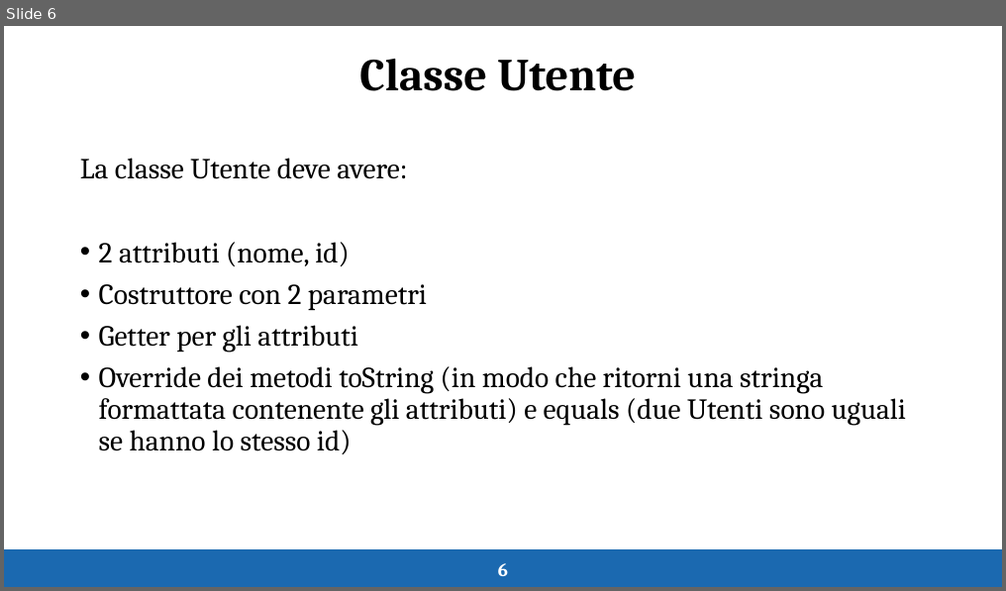
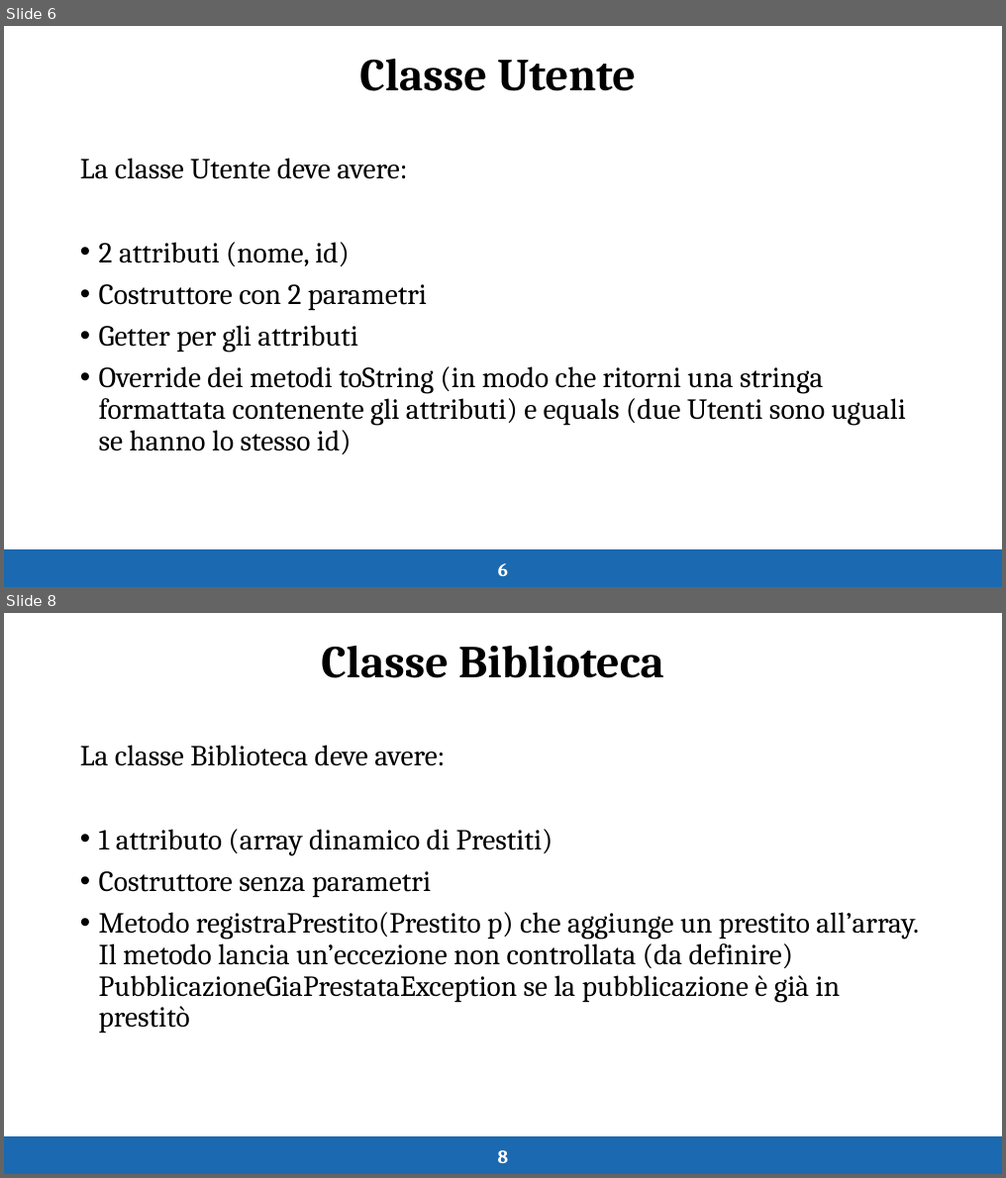
Before and after one commit to unipr-org/tutorati, a slide deck: FdP-B 2026/Esercitazione 8/Es8.pptx. Shown one above the other, each under a label of ours: slide 6 before the commit, slides 6 and 8 after it; the slides between them are not shown. The pictures are 1006x591 and 1006x1178 pixels, drawn with LibreOffice and Linux fonts; fonts in the diff are those of the drawing. Boxes give left, top, right and bottom in pixels: in the first picture for what was removed or moved away, otherwise in the second. Text is boxed around its words. In the diff, an @@ line names an element or a change of style, - is before the commit and + after.

```diff
--- a/FdP-B 2026/Esercitazione 8/Es8.pptx
+++ b/FdP-B 2026/Esercitazione 8/Es8.pptx
@@ slide 8 added at [4, 613, 1002, 1174], background #FFFFFF @@
@@ text added at [321, 646, 664, 678], 44 pt, text #000000, bold @@
+Classe Biblioteca
@@ text added at [80, 745, 919, 1034], 28 pt, text #000000 @@
+La classe Biblioteca deve avere:
+• 1 attributo (array dinamico di Prestiti)
+• Costruttore senza parametri
+• Metodo registraPrestito(Prestito p) che aggiunge un prestito all’array. Il metodo lancia un’eccezione non controllata (da definire) PubblicazioneGiaPrestataException se la pubblicazione è già in prestitò
@@ rectangle added at [4, 1138, 1002, 1174], fill #1B69B0, outline #1B69B0 1.5 pt @@
@@ text added at [498, 1151, 509, 1163], 18 pt, text #FFFFFF, bold @@
+8
```
Also in this commit, not shown: 3 slides changed, 2 other slides added, 7 other files.
